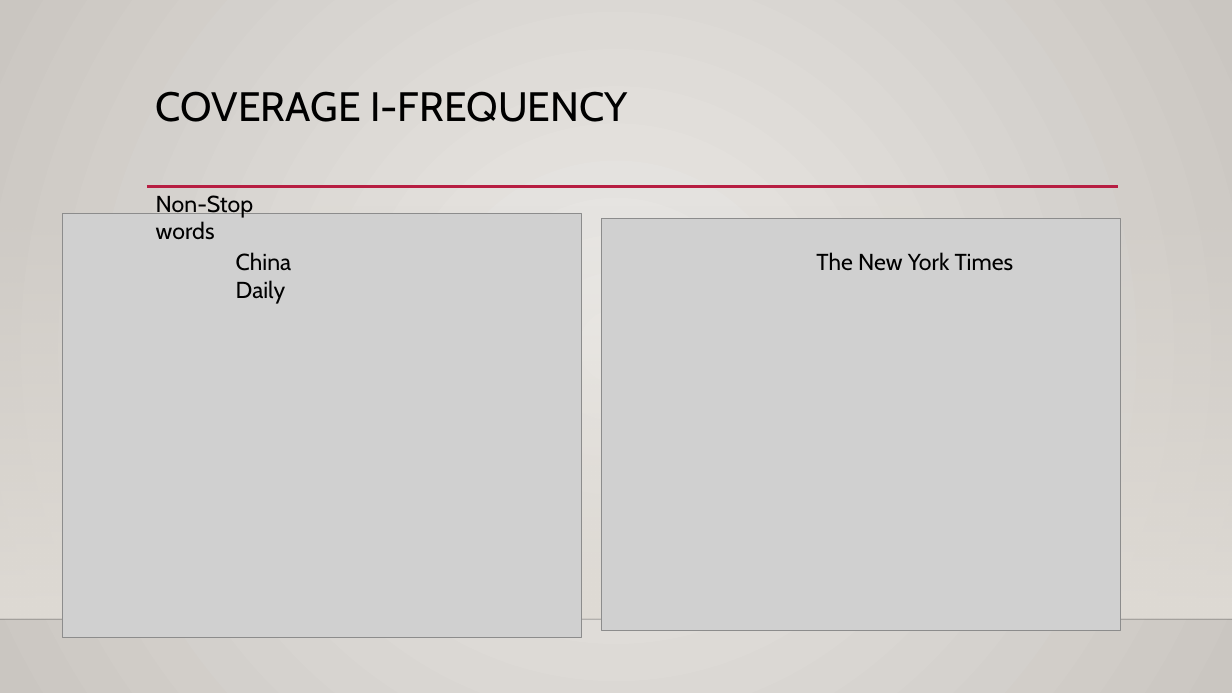
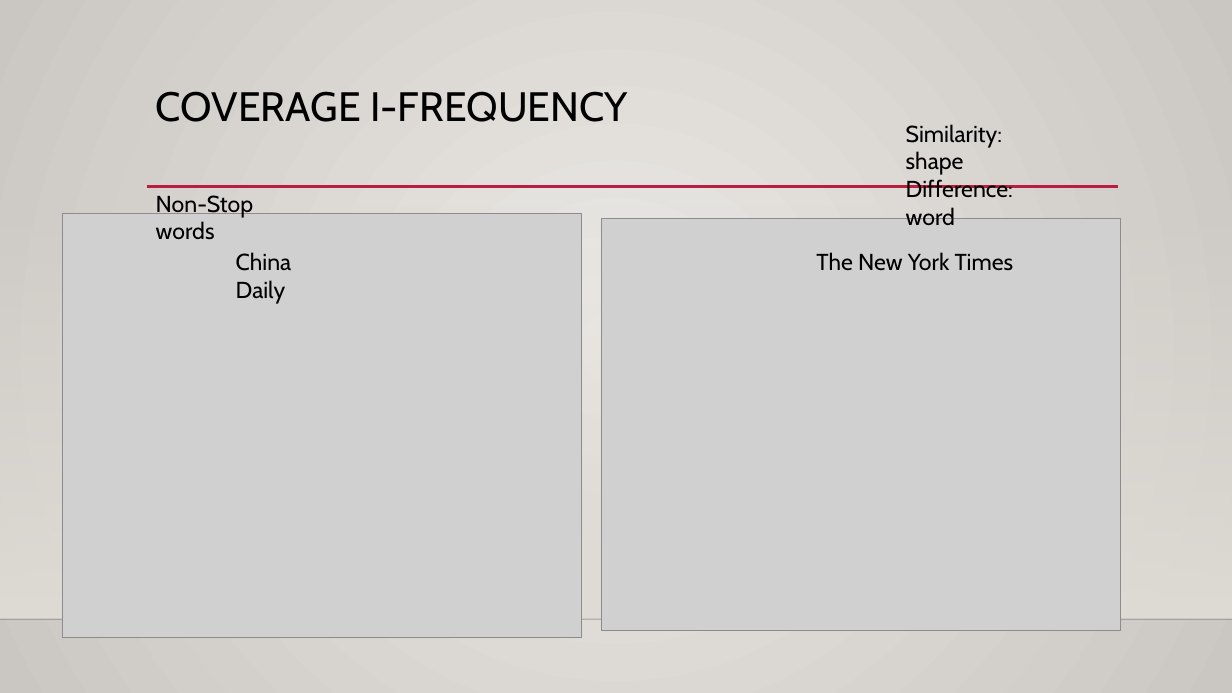
Before and after one commit to waterknows/hwcfpp, a slide deck: slide 10 of project/project.pptx. Drawn at 1232x693 pixels with LibreOffice and Linux fonts; fonts in the diff are those of the drawing; grey boxes stand for pictures; background and template pictures are left out. Boxes give left, top, right and bottom in pixels: in the first picture for what was removed or moved away, otherwise in the second. Text is boxed around its words. In the diff, an @@ line names an element or a change of style, - is before the commit and + after.

```diff
--- a/project/project.pptx
+++ b/project/project.pptx
@@ text added at (906,124,1013,225), 18 pt, text #000000 @@
+Similarity: shape
+Difference: word
```
Also in this commit, not shown: 4 other slides changed.
